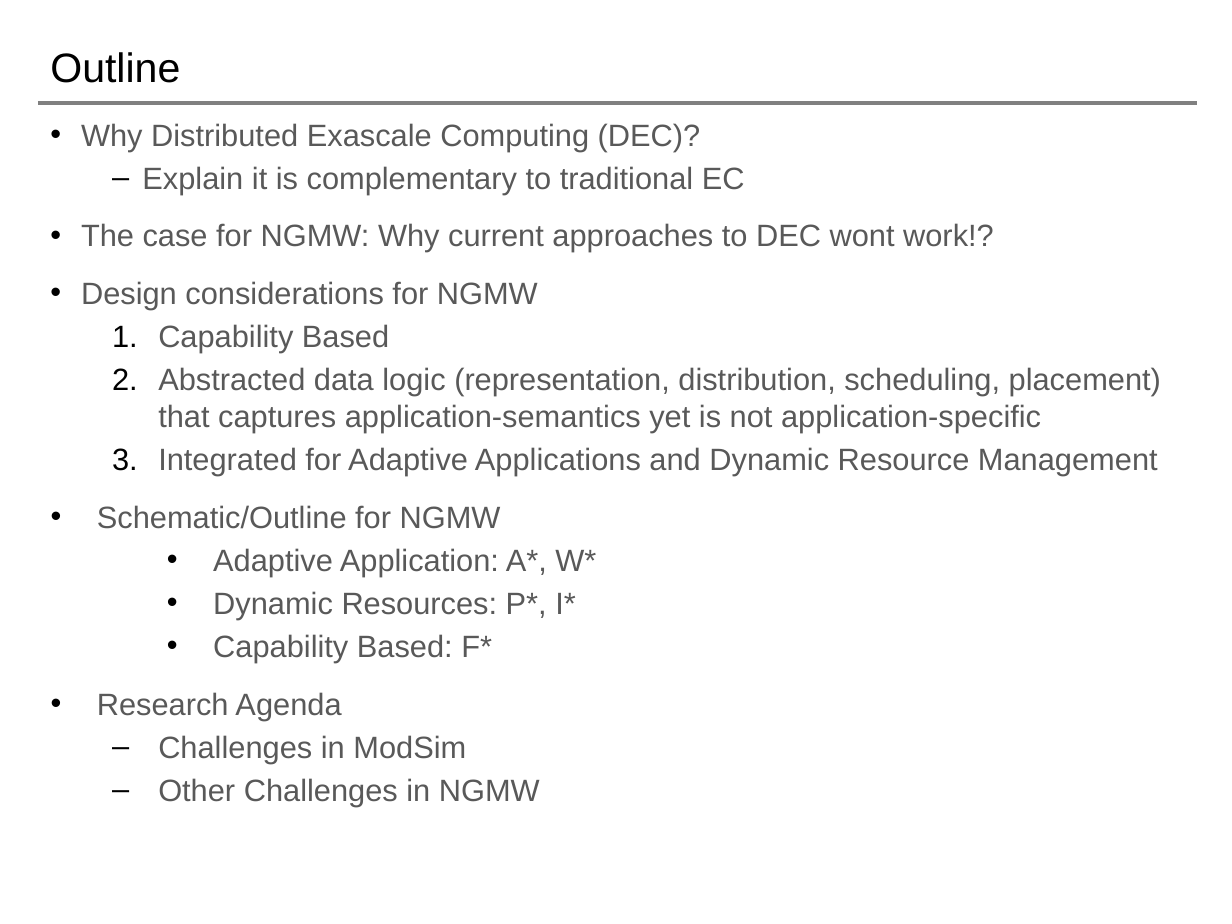
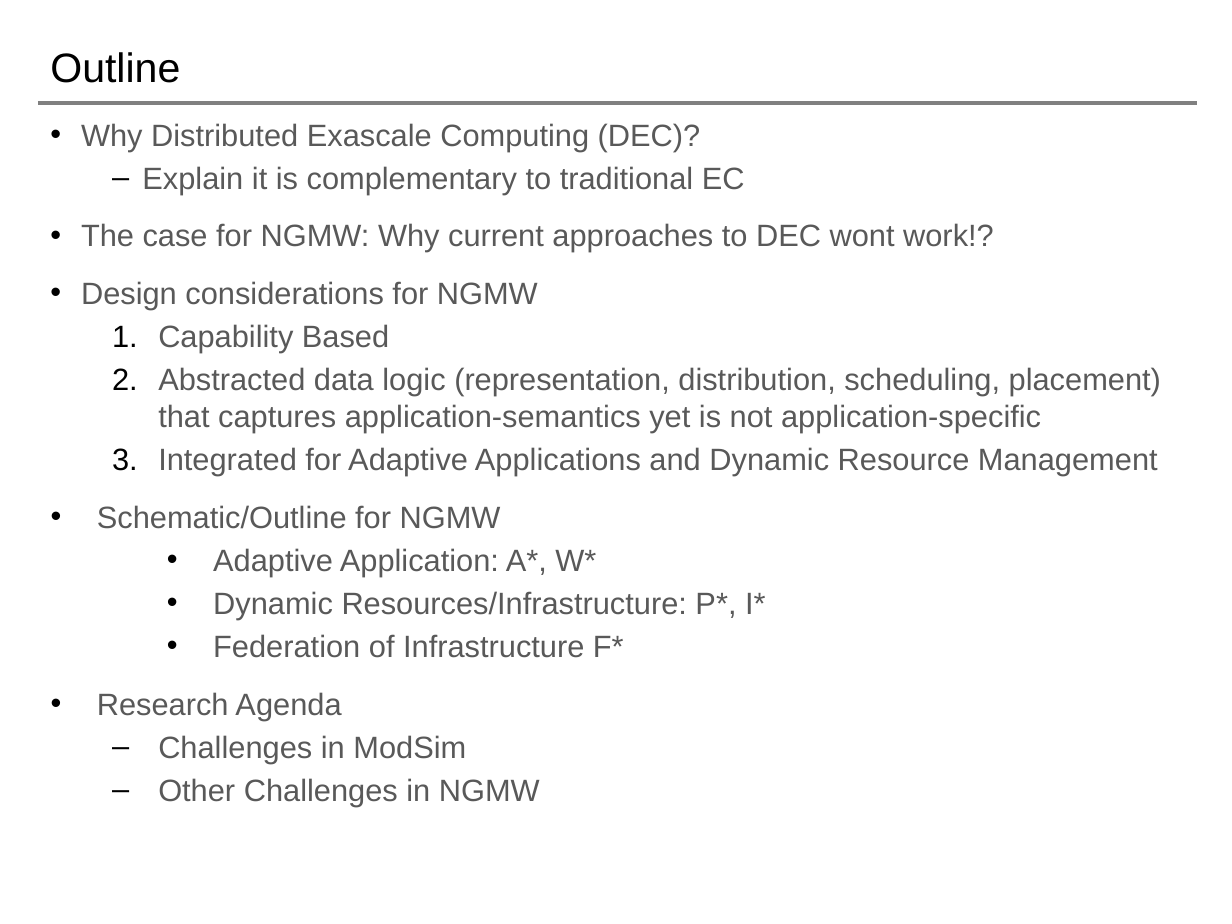
Before and after one commit to saga-project/NGMW, a slide deck: slide 2 of presentations/radical-modsim.pptx. Drawn at 1232x924 pixels with LibreOffice and Linux fonts; fonts in the diff are those of the drawing; background and template pictures are left out. Boxes give left, top, right and bottom in pixels: in the first picture for what was removed or moved away, otherwise in the second. Text is boxed around its words. In the diff, an @@ line names an element or a change of style, - is before the commit and + after.

```diff
--- a/presentations/radical-modsim.pptx
+++ b/presentations/radical-modsim.pptx
@@ text at bbox=[213, 591, 766, 658]: text changed @@
-    • Dynamic Resources: P*, I*
-    • Capability Based: F*
+    • Dynamic Resources/Infrastructure: P*, I*
+    • Federation of Infrastructure F*
```
Also in this commit, not shown: 3 other slides changed.
